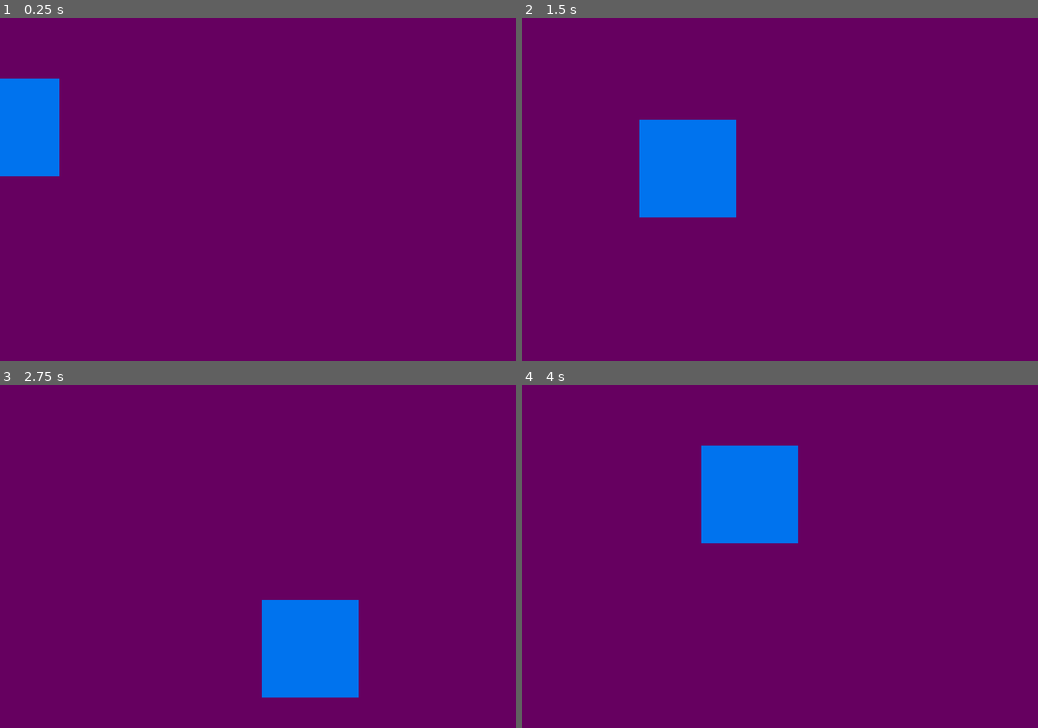
Above: before the commit, frames 1-4 (two rows, left to right).
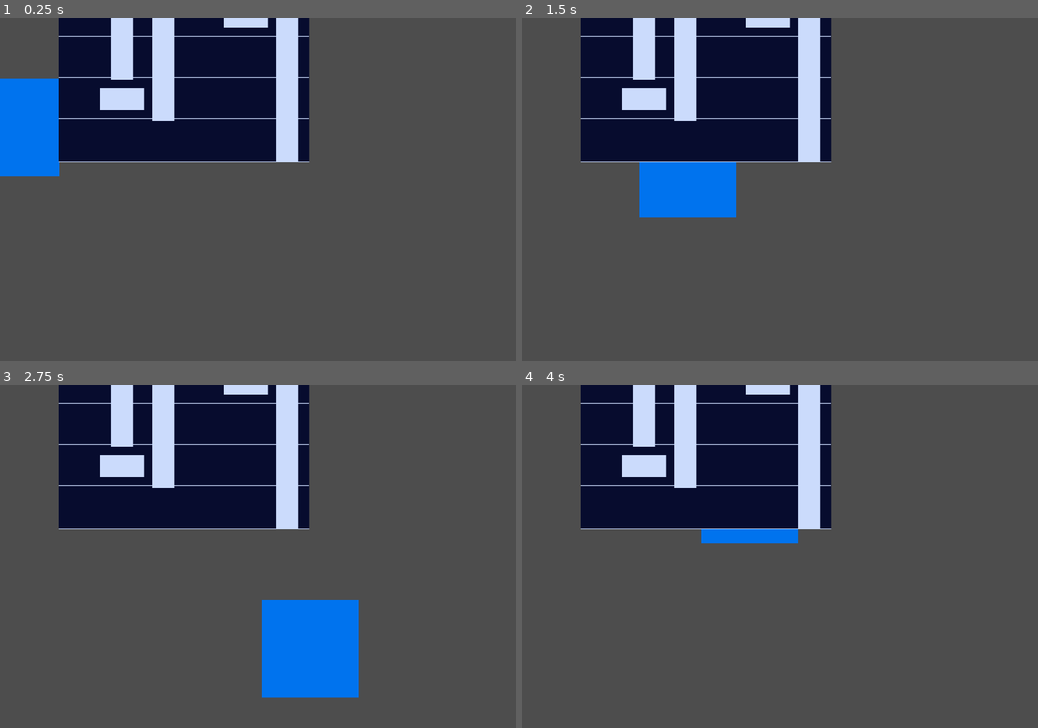
Above: after the commit, the same moments.

Repository: LiLFishowo/practicing-warming-up
Game: Godot game, scene res://Worlds/2d_main_script.tscn
The game is run twice, just before and just after one commit, with the same random seed, the same clock (stepped at 60 frames per second) and the same inputs.
Inputs:
- Up to frame 1 (0.25 s): no input
- Up to frame 2 (1.5 s): tap Enter at 0.5 s; hold D (right) 0.53-1.28 s; hold S (down) from 1.28 s (still down)
- Up to frame 3 (2.75 s): release S (down) at 2.03 s; hold D (right) from 2.03 s (still down)
- Up to frame 4 (4 s): release D (right) at 2.78 s; hold W (up) 2.78-3.53 s; hold A (left) from 3.53 s (still down)

The runs differ from the first frame. In frame 1, 97% of the frame differs, in the area x 0-100%, y 0-100%; in frame 2, 97%; in frame 3, 95%; in frame 4, 99%.

Commit message:
5/7/26
 Ive figured out how to make a tileset and have added it to the main scene.

So far everything works in this push. Movement is fine, Camera works ect ect.

Things to fix/Do

1) there is no collision set up for the player or the tilemap

2) player appears behind tilemap (probraly something with Y-sort)

3) tile map is too small AND tiles arent sitting correcectly.

figure out collision before anything else. tilemap wont matter how it looks if you cant get the player to understand there is a wall there to begin with

Diff:
--- a/NOTES/NOTES_LOG.gd
+++ b/NOTES/NOTES_LOG.gd
@@ -13,5 +13,5 @@
 
 # 5/7/26
 # connected with github
-# setting up tileset + map
-#
+# setting up tileset + map (see below for more notes)
+# Made tileset 64 by 64 I can now edit it easier
--- a/Worlds/2d_main_script.tscn
+++ b/Worlds/2d_main_script.tscn
@@ -1,16 +1,13 @@
 [gd_scene load_steps=4 format=3 uid="uid://bhhiy87n8tsnm"]
 
-[ext_resource type="Texture2D" uid="uid://crynmpvg3ieeg" path="res://Images/PNG/Purple_square.png" id="1_tcbc6"]
 [ext_resource type="PackedScene" uid="uid://67t7ct6bqd2s" path="res://Worlds/node.tscn" id="2_2ut6k"]
 [ext_resource type="PackedScene" uid="uid://qqxr62jgyirh" path="res://Worlds/player.tscn" id="3_6ba7n"]
+[ext_resource type="PackedScene" uid="uid://diky3qkuroqm4" path="res://Worlds/tile_map.tscn" id="3_ted1m"]
 
 [node name="2D_Main_Script" type="Node2D"]
-
-[node name="Sprite2D" type="Sprite2D" parent="."]
-position = Vector2(-29, 356)
-scale = Vector2(3.21, 1.77444)
-texture = ExtResource("1_tcbc6")
 
 [node name="Node" parent="." instance=ExtResource("2_2ut6k")]
 
 [node name="player" parent="." instance=ExtResource("3_6ba7n")]
+
+[node name="TileMap" parent="." instance=ExtResource("3_ted1m")]
--- a/Worlds/tile_map.tscn
+++ b/Worlds/tile_map.tscn
@@ -4,23 +4,47 @@
 
 [sub_resource type="TileSetAtlasSource" id="TileSetAtlasSource_brybw"]
 texture = ExtResource("1_wnon0")
-texture_region_size = Vector2i(64, 128)
-0:0/0 = 0
-0:1/0 = 0
-0:2/0 = 0
-0:3/0 = 0
-0:4/0 = 0
-0:5/0 = 0
-0:6/0 = 0
+texture_region_size = Vector2i(64, 64)
+1:5/size_in_atlas = Vector2i(2, 2)
+1:5/0 = 0
+1:5/0/texture_origin = Vector2i(2, 0)
+1:5/0/y_sort_origin = 1
+0:9/size_in_atlas = Vector2i(2, 2)
+0:9/0 = 0
+2:10/size_in_atlas = Vector2i(1, 2)
+2:10/0 = 0
+2:10/0/y_sort_origin = 1
+0:11/size_in_atlas = Vector2i(2, 1)
+0:11/0 = 0
+0:11/0/y_sort_origin = 1
+0:12/size_in_atlas = Vector2i(1, 2)
+0:12/0 = 0
+0:12/0/y_sort_origin = 1
+1:13/size_in_atlas = Vector2i(2, 1)
+1:13/0 = 0
+1:12/size_in_atlas = Vector2i(2, 1)
+1:12/0 = 0
+1:4/size_in_atlas = Vector2i(2, 1)
+1:4/0 = 0
+1:4/0/y_sort_origin = 1
+1:1/size_in_atlas = Vector2i(1, 2)
+1:1/0 = 0
+1:1/0/y_sort_origin = 1
 
 [sub_resource type="TileSet" id="TileSet_dag4s"]
-tile_size = Vector2i(128, 128)
+tile_size = Vector2i(120, 120)
 terrain_set_0/mode = 0
 sources/1 = SubResource("TileSetAtlasSource_brybw")
 
 [node name="TileMap" type="TileMap"]
+y_sort_enabled = true
 position = Vector2(0, -2)
 tile_set = SubResource("TileSet_dag4s")
 collision_visibility_mode = 1
 format = 2
-layer_0/tile_data = PackedInt32Array(-196611, 0, 1, -131075, 0, 1, -65539, 0, 1, -3, 0, 1, 65533, 0, 1, 131070, 0, 4, 131071, 0, 4, 65536, 0, 4, 65537, 0, 4, 65538, 0, 4, 3, 0, 6, -65533, 0, 6, -131069, 0, 6, -196605, 0, 6, -262141, 0, 6, -262146, 0, 5, -262145, 0, 5, -327680, 0, 5, -327679, 0, 5, -262143, 0, 1610612741, -196607, 0, 1610612741, -131071, 0, 1610612741, -65535, 0, 1610612741, -65536, 0, 5, -1, 0, 5, -65537, 0, 1342177285, -131073, 0, 1342177285)
+layer_0/name = "1 ground"
+layer_0/tile_data = PackedInt32Array(-65534, 1, 9, -65535, 1, 9, -131071, 1, 9, -131070, 1, 9, -131069, 1, 9, -131068, 1, 9, -65532, 1, 9, -65533, 1, 9, -196604, 1, 9, -196605, 1, 9, -196606, 1, 9, -196607, 1, 9, -131072, 1, 9, -65536, 1, 9, 1, 1, 9, 2, 1, 9, 3, 1, 9, 4, 1, 9, 0, 1, 9, -196608, 1, 9, -196603, 1, 9, -131067, 1, 9, -65531, 1, 9, 5, 1, 9, 65541, 1, 9, 65540, 1, 9, 65539, 1, 9, 65538, 1, 9, 65537, 1, 9, 65536, 1, 9, -262144, 1, 9, -262143, 1, 9, -262142, 1, 9, -262141, 1, 9, -262140, 1, 9, -262139, 1, 9)
+layer_1/name = "walls"
+layer_1/y_sort_enabled = true
+layer_1/z_index = 1
+layer_1/tile_data = PackedInt32Array(-131070, 65537, 1, -196606, 65537, 1, -262142, 65537, 5, -65534, 65537, 1, 2, 65537, 1, 1, 65537, 4, -65535, 65537, 1610612740, -131071, 65537, 1610612740, -196607, 65537, 1610612740, -262143, 65537, 5, -262139, 65537, 5, -196603, 65537, 5, -131067, 65537, 1610612740, -65531, 65537, 1610612740, 5, 65537, 1610612740, 65541, 65537, 1610612740, -262141, 65537, 5, -131068, 1, 11, -262140, 65537, 5)
